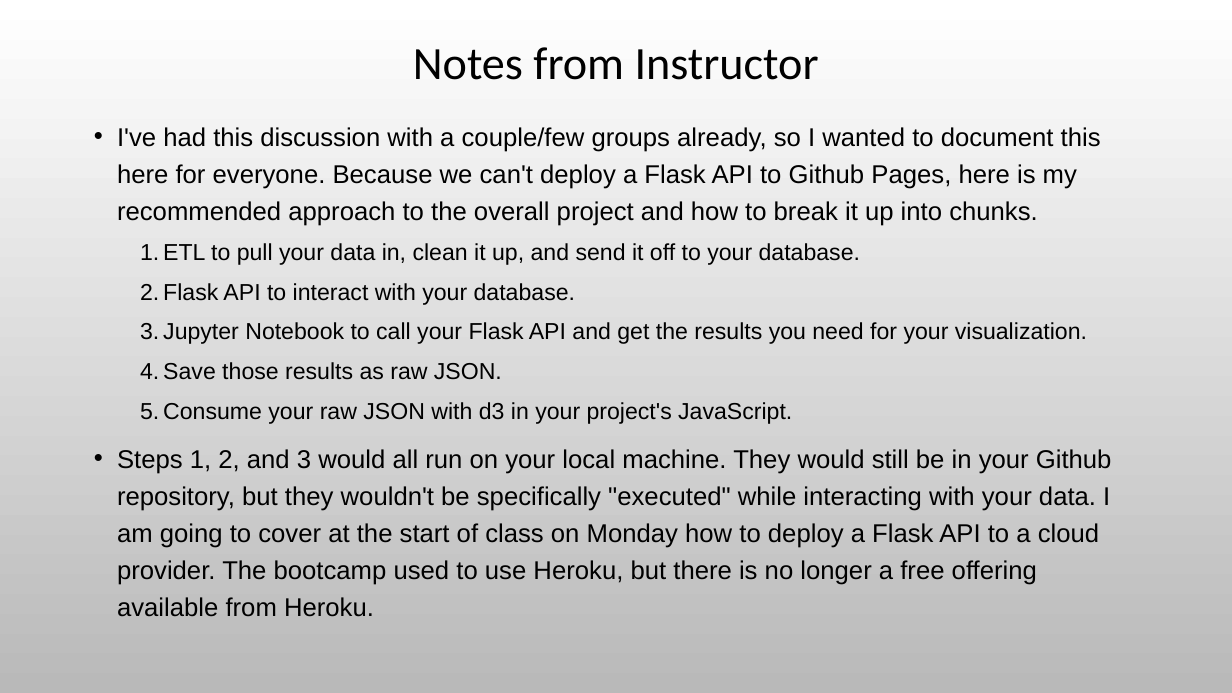
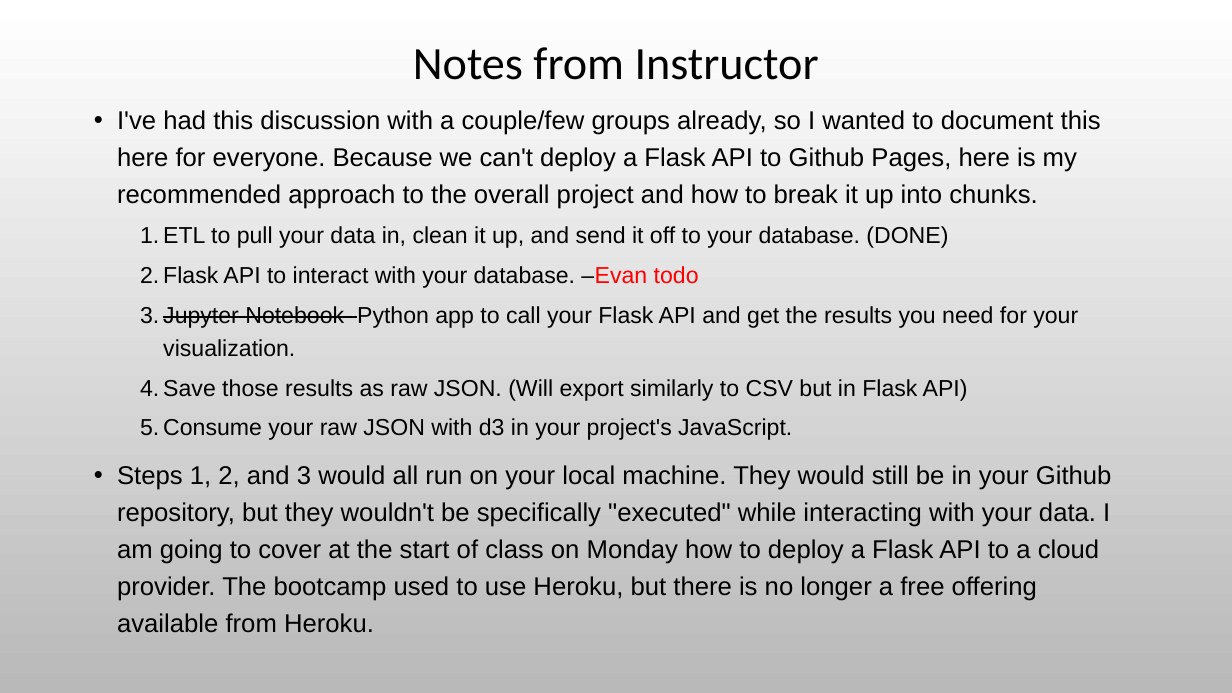
Before and after one commit to Evdawg/Project_3_Mosquito-borne_Diseases, a slide deck: slide 4 of Project_3_outline.pptx. Drawn at 1232x693 pixels with LibreOffice and Linux fonts; fonts in the diff are those of the drawing; background and template pictures are left out. Boxes give left, top, right and bottom in pixels: in the first picture for what was removed or moved away, otherwise in the second. Text is boxed around its words. In the diff, an @@ line names an element or a change of style, - is before the commit and + after.

Commit message:
ERS: Started Flask API file. Updated outline.

```diff
--- a/Project_3_outline.pptx
+++ b/Project_3_outline.pptx
@@ text at (x1=163, y1=226, x2=1078, y2=401): text changed @@
-  1. ETL to pull your data in, clean it up, and send it off to your database.
-  2. Flask API to interact with your database.
-  3. Jupyter Notebook to call your Flask API and get the results you need for your visualization.
-  4. Save those results as raw JSON.
+  1. ETL to pull your data in, clean it up, and send it off to your database. (DONE)
+  2. Flask API to interact with your database. –Evan todo
+  3. Jupyter Notebook Python app to call your Flask API and get the results you need for your visualization.
+  4. Save those results as raw JSON. (Will export similarly to CSV but in Flask API)
```
Also in this commit, not shown: 1 other file.
